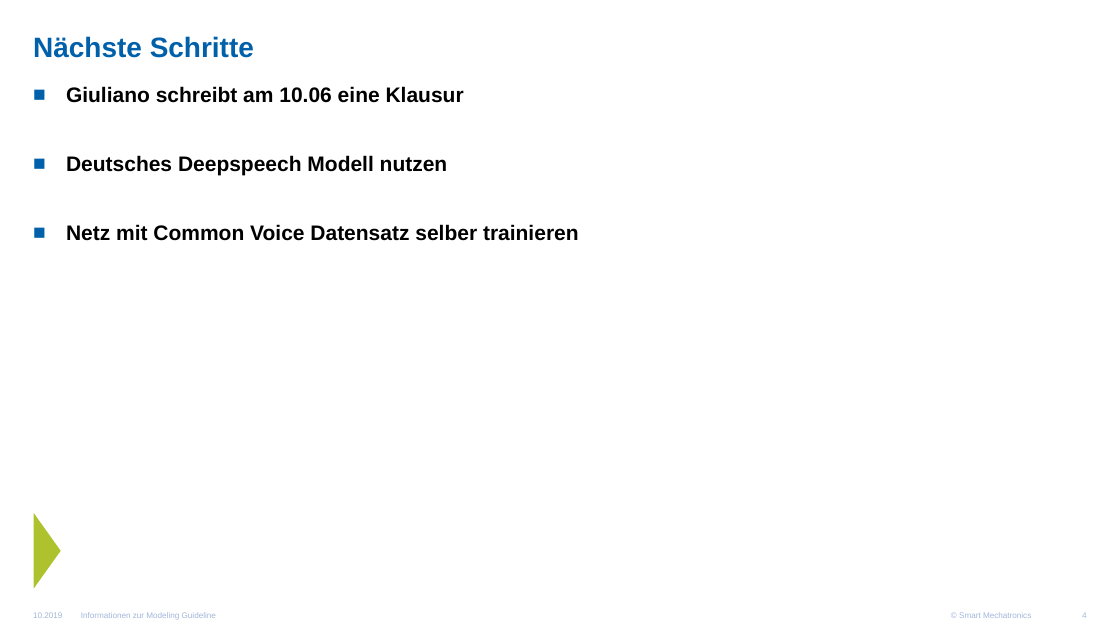
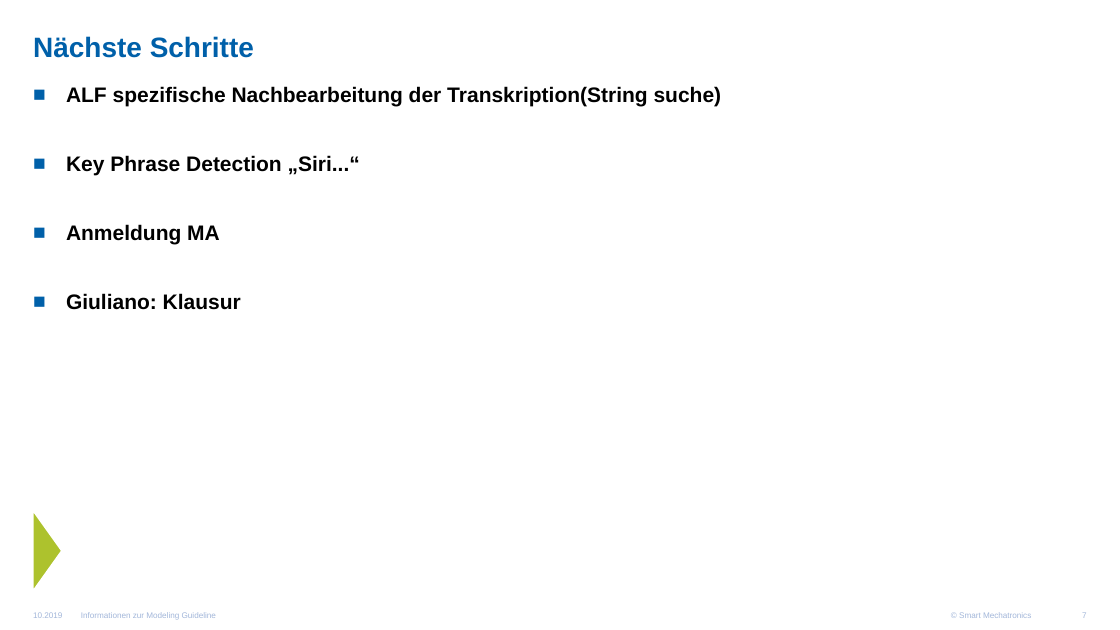
Before and after one commit to GiulliMo/Master_Doc, a slide deck: slide 7 of Präsentationen/StatusupdateKW23/UpdateKW23.pptx (slide 4 before the commit). Drawn at 1120x630 pixels with LibreOffice and Linux fonts; fonts in the diff are those of the drawing; background and template pictures are left out. Boxes give left, top, right and bottom in pixels: in the first picture for what was removed or moved away, otherwise in the second. Text is boxed around its words. In the diff, an @@ line names an element or a change of style, - is before the commit and + after.

```diff
--- a/Präsentationen/StatusupdateKW23/UpdateKW23.pptx
+++ b/Präsentationen/StatusupdateKW23/UpdateKW23.pptx
@@ text at bbox=[66, 86, 722, 310]: text changed @@
-■ Giuliano schreibt am 10.06 eine Klausur
-■ Deutsches Deepspeech Modell nutzen
-■ Netz mit Common Voice Datensatz selber trainieren
+■ ALF spezifische Nachbearbeitung der Transkription(String suche)
+■ Key Phrase Detection „Siri...“
+■ Anmeldung MA
+■ Giuliano: Klausur
```
Also in this commit, not shown: 3 other slides changed, 3 slides added, 1 slide removed, 10 other files.
